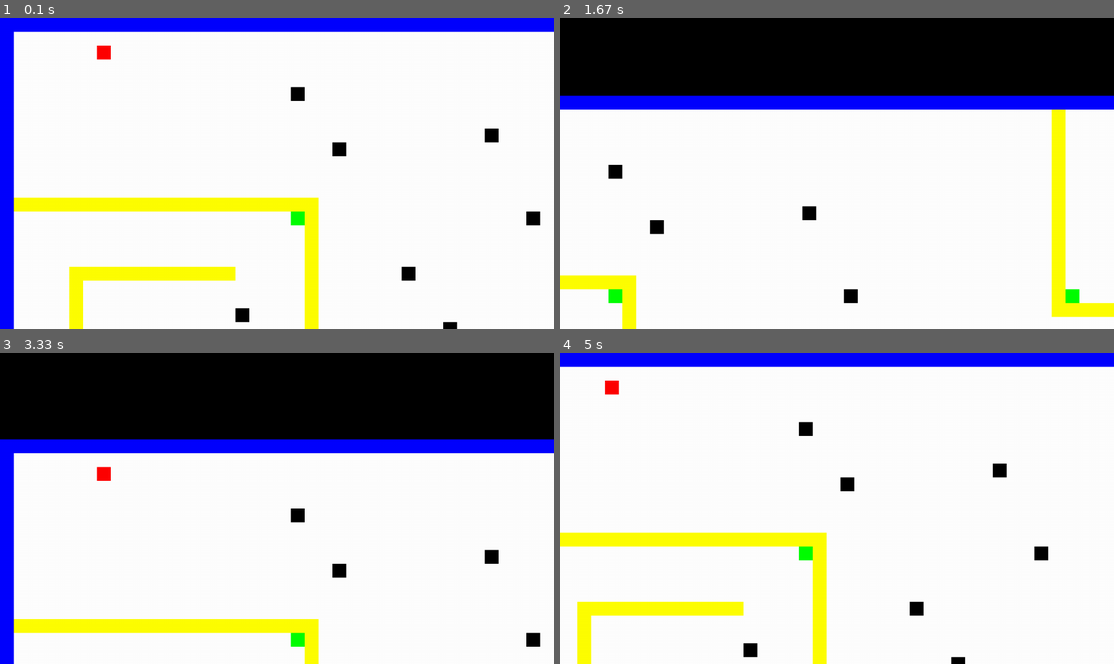
Above: before the commit, frames 1-4 (two rows, left to right).
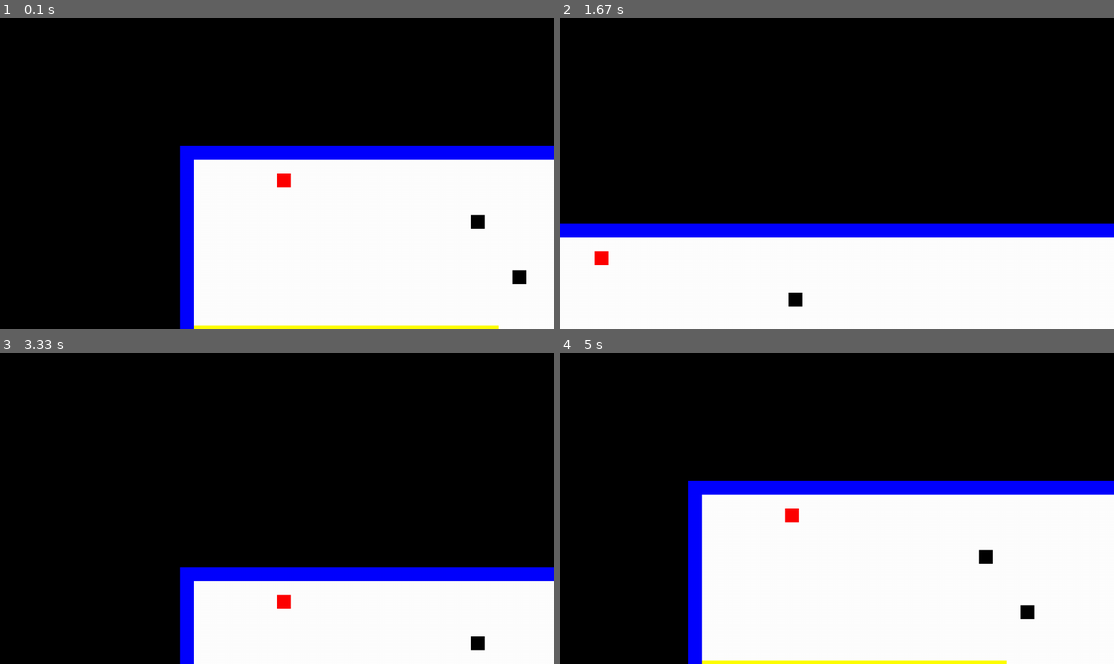
Above: after the commit, the same moments.

Repository: benedekhalaj/pygame-roguelike
Game: pygame game, started from play.py
The game is run twice, just before and just after one commit, with the same random seed, the same clock (stepped at 60 frames per second) and the same inputs.
Inputs:
- Up to frame 1 (0.1 s): no input
- Up to frame 2 (1.67 s): hold Right 0.33-0.8 s; hold Up 0.83-1.13 s; hold Right 1.17-1.63 s
- Up to frame 3 (3.33 s): hold Left 1.67-2.2 s; hold Down 2.23-2.53 s; hold Left 2.57-2.97 s; hold Up from 3 s (still down)
- Up to frame 4 (5 s): release Up at 3.37 s; hold Right 3.4-4.03 s; hold Down 4.07-4.43 s; hold Left 4.47-4.93 s; hold Right from 4.97 s (still down)

The runs differ from the first frame. In frame 1, 68% of the frame differs, in the area x 0-100%, y 0-100%; in frame 2, 48%; in frame 3, 56%; in frame 4, 63%.

Commit message:
Board: Add player in middle of the screen

Diff:
--- a/model/board/board.py
+++ b/model/board/board.py
@@ -27,8 +27,8 @@
 
     for row_place, line in enumerate(text_map):
         for col_place, char in enumerate(line):
-            y = row_place * character_height
-            x = col_place * character_width
+            y = ((row_place - player_position[1]) * character_height) + screen_size[1] / 2
+            x = ((col_place - player_position[0]) * character_width) + screen_size[0] / 2
             position = (x, y, character_width, character_height)
             picture_name = map_sign_dict[char]
             if char == "x":
